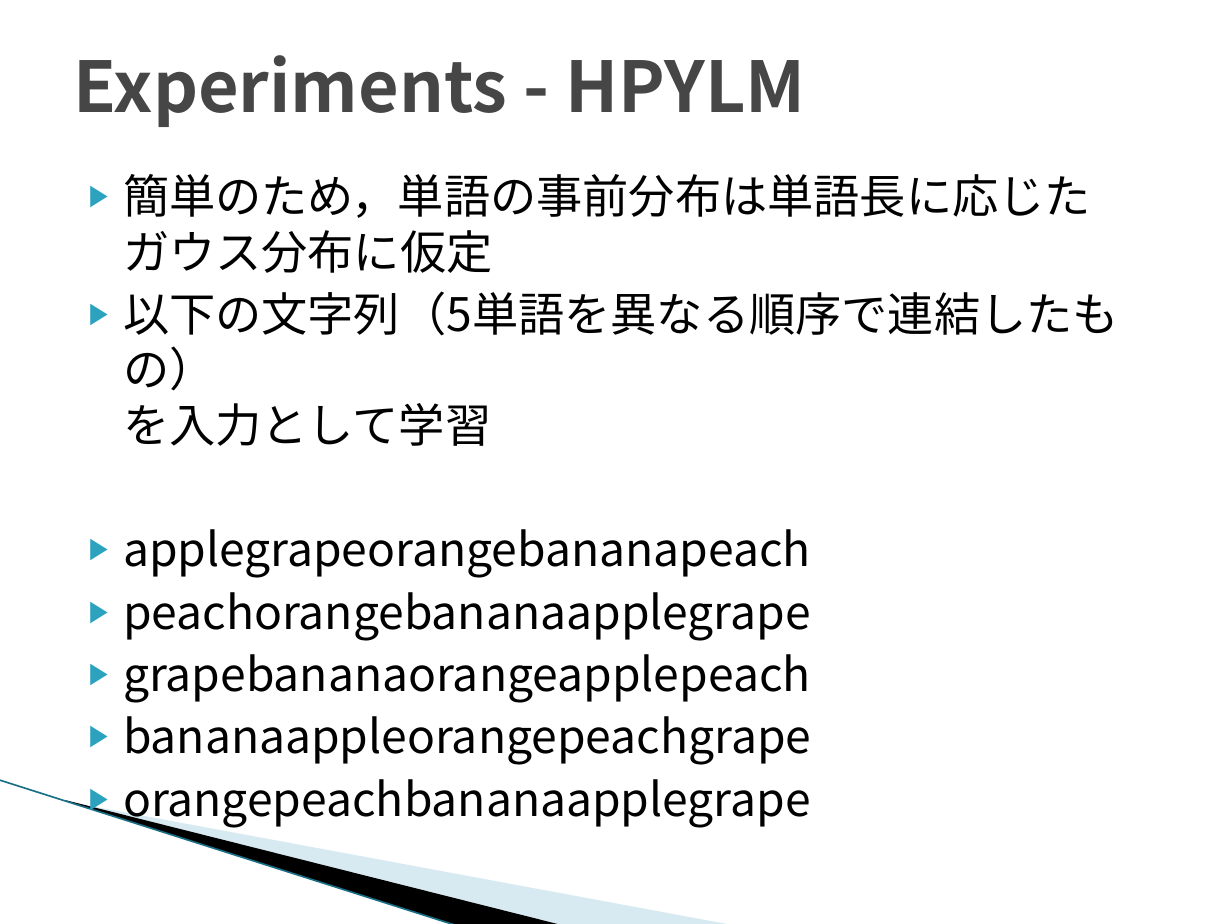
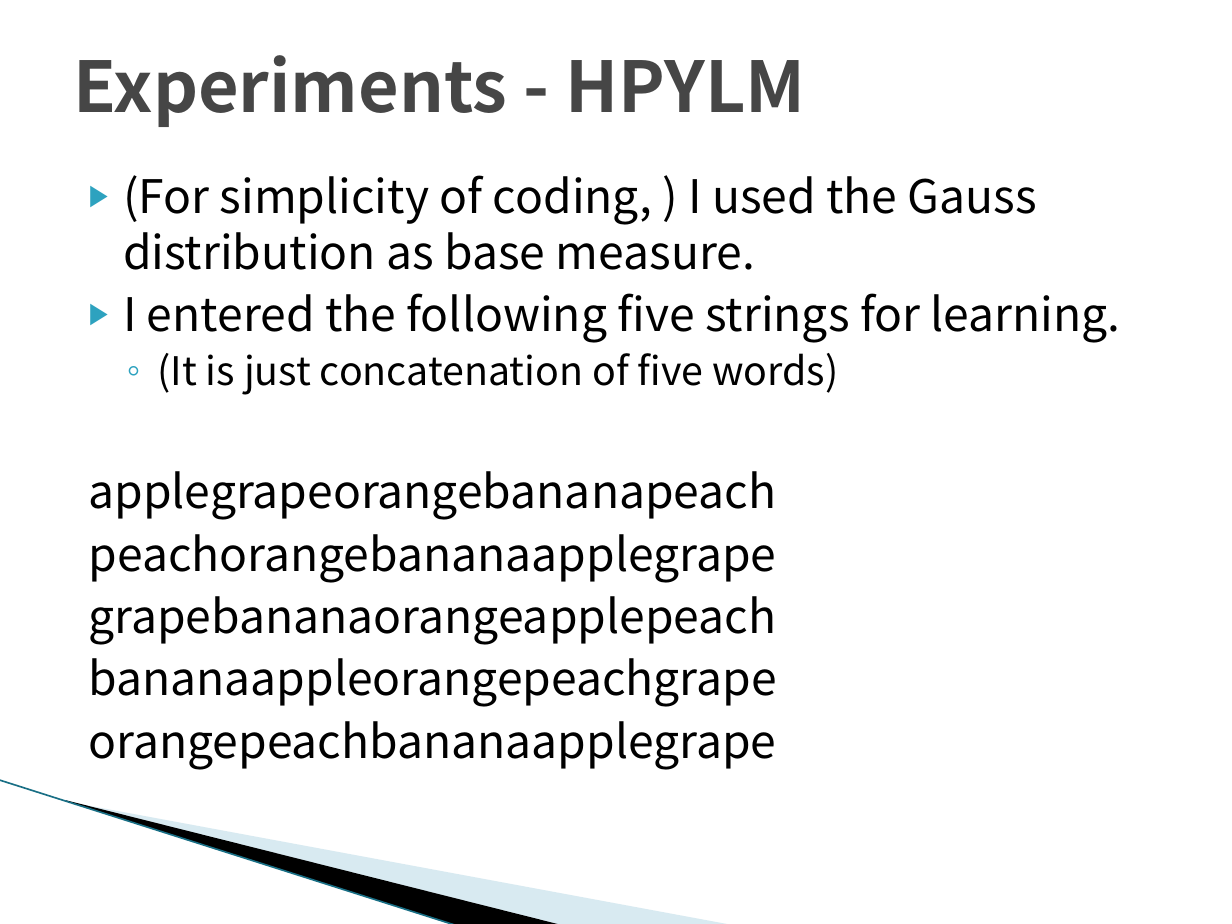
Before and after one commit to TetsuyaKomota/MyMasterStudies, a slide deck: slide 15 of slides/seminar_20170705_japanese.pptx. Drawn at 1232x924 pixels with LibreOffice and Linux fonts; fonts in the diff are those of the drawing; background and template pictures are left out. Boxes give left, top, right and bottom in pixels: in the first picture for what was removed or moved away, otherwise in the second. Text is boxed around its words. In the diff, an @@ line names an element or a change of style, - is before the commit and + after.

```diff
--- a/slides/seminar_20170705_japanese.pptx
+++ b/slides/seminar_20170705_japanese.pptx
@@ text at (123, 175, 1121, 395): text changed @@
-▶ 簡単のため，単語の事前分布は単語長に応じた
-  ガウス分布に仮定
-▶ 以下の文字列（5単語を異なる順序で連結したもの）
-  を入力として学習
+▶ (For simplicity of coding, ) I used the Gauss distribution as base measure.
+▶ I entered the following five strings for learning.
+  ◦ (It is just concatenation of five words)
@@ text at (89, 471, 777, 769): bullet ▶ to none @@
```
Also in this commit, not shown: 6 other slides changed, 4 slides added, 2 slides removed.
